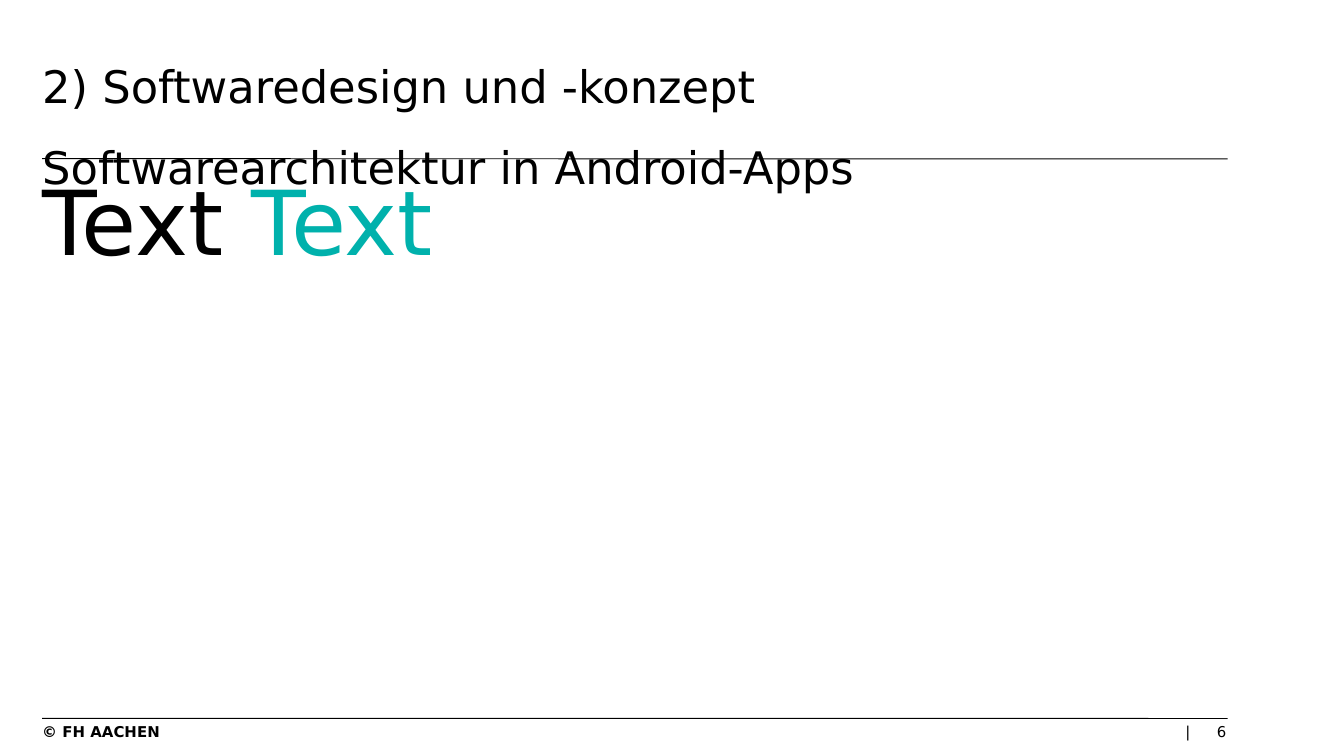
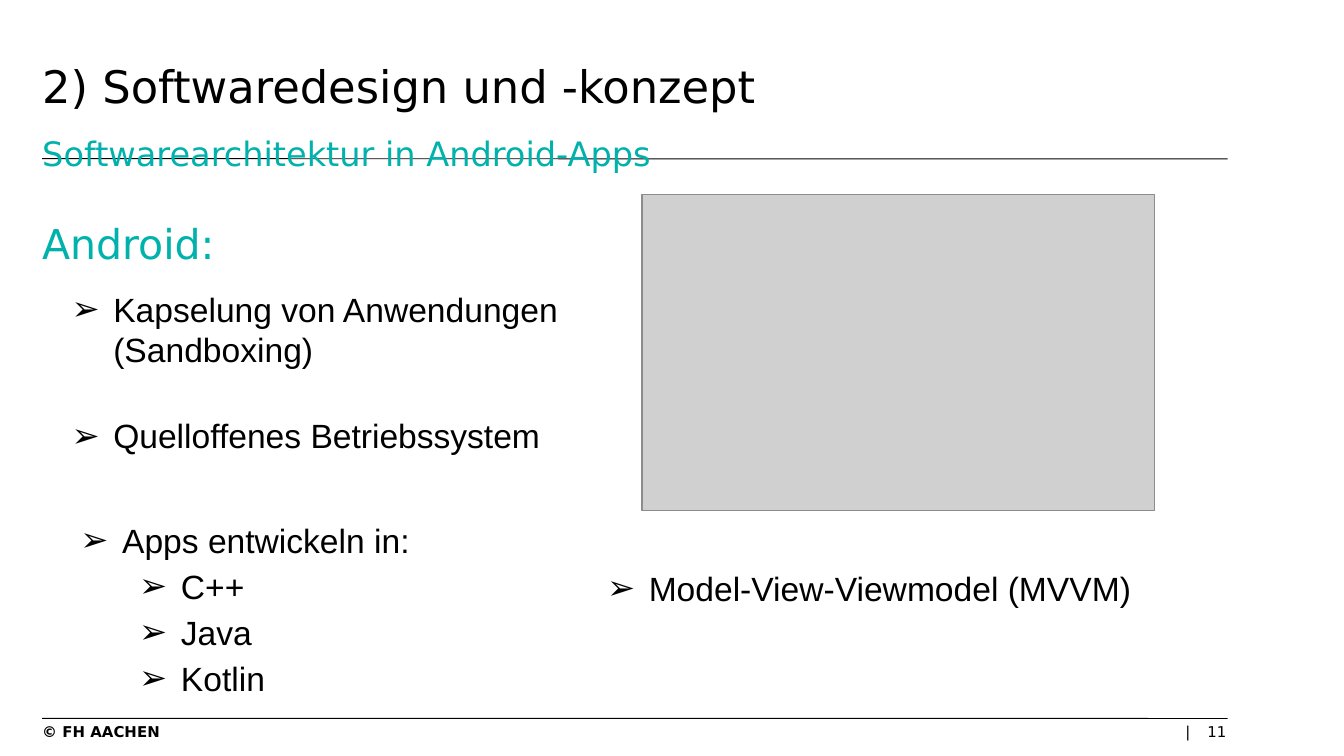
Before and after one commit to levithas/Bachelorprojekt, a slide deck: slide 11 of Dokumentation/Präsentation.pptx (slide 6 before the commit). Drawn at 1344x756 pixels with LibreOffice and Linux fonts; fonts in the diff are those of the drawing; grey boxes stand for pictures; background and template pictures are left out. Boxes give left, top, right and bottom in pixels: in the first picture for what was removed or moved away, otherwise in the second. Text is boxed around its words. In the diff, an @@ line names an element or a change of style, - is before the commit and + after.

```diff
--- a/Dokumentation/Präsentation.pptx
+++ b/Dokumentation/Präsentation.pptx
@@ title "2) Softwaredesign und -konzept Softwarearchitektur ..." at (x1=42, y1=69, x2=755, y2=173): size 24 to 18 pt, text colour #000000 to #00B1AC in "Softwarearchitektur in Android-Apps" @@
@@ text removed at (x1=42, y1=183, x2=433, y2=257) @@
-Text Text
@@ picture added at (x1=642, y1=195, x2=1154, y2=511) @@
@@ text added at (x1=42, y1=227, x2=214, y2=260), 22 pt, text #00B1AC @@
+Android:
@@ text added at (x1=113, y1=297, x2=558, y2=368), 18 pt, text #000000 @@
+➢ Kapselung von Anwendungen (Sandboxing)
@@ text added at (x1=113, y1=423, x2=540, y2=455), 18 pt, text #000000 @@
+➢ Quelloffenes Betriebssystem
@@ text added at (x1=122, y1=528, x2=409, y2=692), 18 pt, text #000000 @@
+➢ Apps entwickeln in:
+  ➢ C++
+  ➢ Java
+  ➢ Kotlin
@@ text added at (x1=649, y1=576, x2=1131, y2=607), 18 pt, text #000000 @@
+➢ Model-View-Viewmodel (MVVM)
@@ page number at (x1=1207, y1=726, x2=1226, y2=737): text changed @@
-6
+11
```
Also in this commit, not shown: 15 other slides changed, 16 slides added, 5 slides removed, 4 other files.
